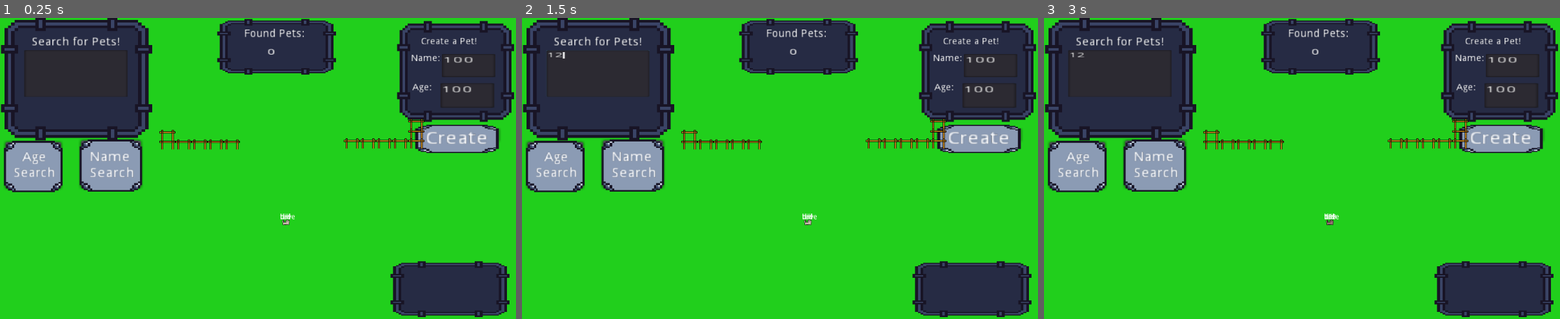
Above: before the commit, frames 1-3 (left to right).
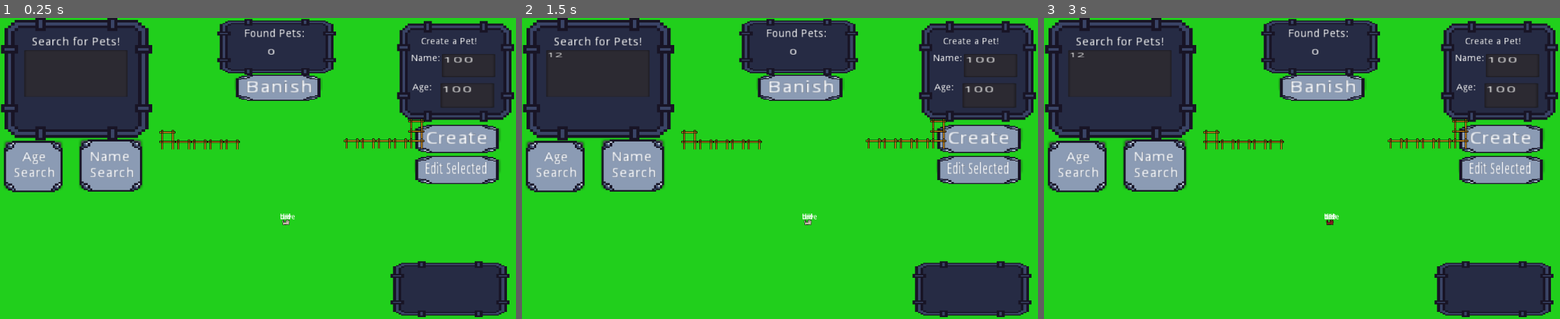
Above: after the commit, the same moments.

Repository: Mesabi/Pet_Directory_CSP
Game: Godot game, scene res://Scenes/World.tscn
Same seed, same stepped clock (60 frames per second), same inputs: the game is played once before the commit and once after it.
Inputs (mouse positions are in pixels of both pictures, inside the frame that each line leads up to):
- Up to frame 1 (0.25 s): no input
- Up to frame 2 (1.5 s): click (599, 75) at 0.52 s; type "12" at 0.6 s; click (800, 84) at 1.25 s, where only the run after the commit has a clickable "Banish"
- Up to frame 3 (3 s): click "Name Search" at 2 s; click "Create" at 2.75 s

The runs differ from the first frame. In frame 1, 2.9% of the frame differs, in the area x 45-97%, y 18-56%; in frame 2, 2.9%; in frame 3, 2.9%, in the area x 45-97%, y 18-69%.

Commit message:
Add files via upload

Diff:
--- a/PetDatabase/Scenes/Inventory.gd
+++ b/PetDatabase/Scenes/Inventory.gd
@@ -8,9 +8,15 @@
 var ageSearch = false
 
 var newPetCreated = false
+var editPet = false
+var banishPet = false
 
 onready var petAgeText = $Pet_Forge/Age_Text
 onready var petNameText = $Pet_Forge/Name_Text
+
+onready var selectionCount = $Pet_Count/Pet_Count_Text
+onready var errorLog = $Error_Log/Error_Output
+var errorText = ""
 
 var pet_summon = [-1, "No_Text", -1, "red", self.position]
 var rng = RandomNumberGenerator.new()
@@ -20,24 +26,48 @@
 
 func _process(delta):
 	myText = searchText.text
-
 	if(searching):
 		searching = false
 		ageSearch = false
 
 
 func _on_Age_Search_pressed():
+		#indicates to do a search by age
 	searching = true
 	ageSearch = true
+
+
+
+func _on_Name_Search_pressed():
+	#indicates to do a search.
+	searching = true
+
+
+
+func _on_Create_Button_pressed():
+	#creates a new pet
+	var temp_pet_age = -1
+	if(petAgeText.text.length() < 4):#100 is the greatest pet age availalble, thus 3 digits
+
+		if(petAgeText.text.is_valid_integer()):
+			temp_pet_age = int(petAgeText.text)
+		else:
+			errorText = "A pet age must be from the Z set!"
+			return
+	else:
+		errorText = "That pet is too old!"
+		return
+	var color = Color(rng.randf_range(0,255),rng.randf_range(0,255),rng.randf_range(0,255))
+	newPetCreated = true
+	#pid, Pname, age, color, location)
+	pet_summon = [-1, petNameText.text, temp_pet_age, color]
+
+
+
 	pass # Replace with function body.
 
 
-func _on_Name_Search_pressed():
-	searching = true
-	pass # Replace with function body.
-
-
-func _on_Create_Button_pressed():
+func _on_Edit_Button_pressed():
 	var temp_pet_age = -1
 	if(petAgeText.text.length() < 4):#100 is the greatest pet age availalble, thus 3 digits
 		#error text about word length
@@ -49,11 +79,13 @@
 	else:
 		#error
 		return
+	editPet = true
 	var color = Color(rng.randf_range(0,255),rng.randf_range(0,255),rng.randf_range(0,255))
-	newPetCreated = true
 	#pid, Pname, age, color, location)
 	pet_summon = [-1, petNameText.text, temp_pet_age, color]
+	pass # Replace with function body.
 
 
-
+func _on_Banish_Button_pressed():
+	banishPet = true
 	pass # Replace with function body.
--- a/PetDatabase/Scenes/Inventory.tscn
+++ b/PetDatabase/Scenes/Inventory.tscn
@@ -35,6 +35,26 @@
 rect_scale = Vector2( 1.14293, 2.15294 )
 text = "Found Pets:"
 
+[node name="Banish_Button" type="Button" parent="Pet_Count"]
+margin_left = 39.8203
+margin_top = 165.967
+margin_right = 51.8203
+margin_bottom = 185.967
+rect_scale = Vector2( 7.77505, 1.69334 )
+
+[node name="Sprite" type="Sprite" parent="Pet_Count/Banish_Button"]
+position = Vector2( 5.91502, 15.8365 )
+scale = Vector2( 0.511852, -1.43457 )
+texture = ExtResource( 3 )
+
+[node name="Banish" type="Label" parent="Pet_Count/Banish_Button"]
+margin_left = 0.144272
+margin_top = 3.16731
+margin_right = 41.1443
+margin_bottom = 17.1673
+rect_scale = Vector2( 0.284139, 1.90023 )
+text = "Banish"
+
 [node name="Work_Tab" type="TextureRect" parent="."]
 anchor_right = 1.0
 anchor_bottom = 1.0
@@ -156,6 +176,26 @@
 rect_scale = Vector2( 0.284139, 1.90023 )
 text = "Create"
 
+[node name="Edit_Button" type="Button" parent="Pet_Forge"]
+margin_left = 39.7475
+margin_top = 213.701
+margin_right = 51.7475
+margin_bottom = 233.701
+rect_scale = Vector2( 7.78481, 1 )
+
+[node name="Sprite" type="Sprite" parent="Pet_Forge/Edit_Button"]
+position = Vector2( 5.91502, 15.8365 )
+scale = Vector2( 0.511852, -1.43457 )
+texture = ExtResource( 3 )
+
+[node name="Create" type="Label" parent="Pet_Forge/Edit_Button"]
+margin_left = 0.144272
+margin_top = 3.16731
+margin_right = 41.1443
+margin_bottom = 17.1673
+rect_scale = Vector2( 0.137981, 1.74562 )
+text = "Edit Selected"
+
 [node name="Age_Text" type="TextEdit" parent="Pet_Forge"]
 margin_left = 62.2931
 margin_top = 96.3145
@@ -190,6 +230,8 @@
 margin_bottom = 40.7523
 rect_scale = Vector2( 1.70447, 7.03136 )
 
+[connection signal="pressed" from="Pet_Count/Banish_Button" to="." method="_on_Banish_Button_pressed"]
 [connection signal="pressed" from="Work_Tab/Age_Search" to="." method="_on_Age_Search_pressed"]
 [connection signal="pressed" from="Work_Tab/Name_Search" to="." method="_on_Name_Search_pressed"]
 [connection signal="pressed" from="Pet_Forge/Create_Button" to="." method="_on_Create_Button_pressed"]
+[connection signal="pressed" from="Pet_Forge/Edit_Button" to="." method="_on_Edit_Button_pressed"]
--- a/PetDatabase/Scenes/PetBackEnd.gd
+++ b/PetDatabase/Scenes/PetBackEnd.gd
@@ -7,7 +7,7 @@
 var selected = false
 var myPlace = self.global_position
 var target = self.global_position
-var wandering = false
+var wandering = true
 var overide_wander = false
 
 var velocity = Vector2()
@@ -20,18 +20,23 @@
 
 
 func _ready():
-	rng.randomize()
-	target = do_wander()
-	print(target)
+	rng.randomize()#set up random
+	target = do_wander()#set target
 
 func _process(delta):
-	# moves the pet towards where they should be
+	#this block is working fine. Don't delete!
+	if position.distance_to(myPlace) > 10:
+		#moves pet to designated area.
+		move_here(myPlace)
+	#############################################
+	#I never could get the wander state figured out. maybe later
+	if wandering:
+		if position.distance_to(target) > 0:
+			move_here(target)
+		else:
+			target = do_wander()
+			print("reseting target")
 
-	#this block is working fine. Don't delete!
-	if position.distance_to(myPlace) > 100:
-		wandering = false
-		overide_wander = true
-		move_here(myPlace)
 
 
 
@@ -39,19 +44,21 @@
 
 
 func move_here(here):
-	print(here)
 	velocity = position.direction_to(here) * speed
 	velocity = move_and_slide(velocity)
 
 
 
 func set_me_up(pid, Pname, age, color, location):
+	#creates a new Pet with an ID, name, age, and location.
 	id = pid
 	petName = Pname
 	petAge = age
 	petLabel.text = petName
+	#could not get Pet Color to work as of now, so just doing it here, from a preselected list.
 	petSprite.modulate = peltColors[rng.randi_range(0,5)]
 	self.global_position = location
+	myPlace = location
 	go_here(location)
 	pass
 
@@ -67,11 +74,13 @@
 
 
 func go_here(place):
+	#sets a new place for the pet to move to
 	myPlace = place
 	wandering = false
 
 
 func enter_wander_state():
+	#not working
 	wandering = true
 	do_wander()
 
@@ -83,4 +92,26 @@
 	selected = false
 
 func do_wander():
-	return Vector2(rng.randf_range(-125,125), rng.randf_range(-125,125))
+	#not working!!! Fix later!
+	var temp = myPlace
+	var offsetWander = 40
+	var choose = rng.randi_range(0,4)
+	# selects a random number to make an offset wander.
+	#0: nochange 1: -x 2 +x 3: -y 4: +y
+	#yes I need to change this to be a switch.
+	if(choose == 0):
+		pass
+	else:
+		temp.x = myPlace.x - offsetWander
+	if(choose == 1):
+		temp.x = myPlace.x + offsetWander
+	if(choose == 2):
+		temp.y = myPlace.y - offsetWander
+	if(choose == 3):
+		temp.y = myPlace.y + offsetWander
+	return temp
+
+
+
+
+	pass
--- a/PetDatabase/Scenes/World.gd
+++ b/PetDatabase/Scenes/World.gd
@@ -37,29 +37,67 @@
 	count += 1
 
 
+func editSelected():
+	SelectedPets[0].queue_free()
+	SelectedPets[0] = create_new_Pet(inventory.pet_summon)
+
+
 # Called every frame. 'delta' is the elapsed time since the previous frame.
 func _process(delta):
-	SelectedPets.clear()
+	resetArrays()
+	inventory.selectionCount.text = String(SelectedPets.size())
+	inventory.errorLog.text = inventory.errorText
 	if(inventory.searching == true):
+		deselectPets()
+		SelectedPets.clear()
 		do_search()
 	if(inventory.newPetCreated == true):
 		#fix later
 		create_new_Pet(inventory.pet_summon)
 		inventory.newPetCreated = false
+	if(inventory.editPet == true):
+		editSelected()
+		inventory.editPet = false
+	if(inventory.banishPet == true):
+		if(SelectedPets.size()>0):
+			SelectedPets[0].queue_free()
+		SelectedPets.clear()
+		inventory.banishPet = false
+
+
+func resetArrays():
+	#resets the pets array, to prevent errors
+	Pets.clear()
+	var world = self.get_children()
+	for obj in world:
+		if obj is KinematicBody2D:
+			Pets.append(obj)
 
 func create_new_Pet(petData):
 	var pet = newPet.instance()
 	add_child(pet)
-	print(petData.size())
+	var placeHere = places.get_child(0).global_position
+	if(inventory.editPet == true):# places it in the selection box if this is an edit.
+		placeHere = places.get_child(1).global_position
 	#pet.position = places.get_child(3).position
-	pet.set_me_up(petData[0],petData[1],petData[2],petData[3], places.get_child(0).global_position)
+	pet.set_me_up(petData[0],petData[1],petData[2],petData[3], placeHere)
 
 	Pets.append(pet)
 	count += 1
 
 
+func deselectPets():
+	if(SelectedPets.size() > 0):
+		for pet in SelectedPets:
+			pet.myPlace = places.get_child(0).global_position
+	else:
+		pass
+
+
+
 func do_search():
-	SelectedPets.clear()
+	#searches for a pet either by age or name
+	#misses out on the criteria for case
 	if(inventory.ageSearch == true):
 			for pet in Pets:
 				#tries to cast myText as an int, will fail if not an int.
@@ -70,7 +108,7 @@
 					SelectedPets.append(pet)
 	else:
 		for pet in Pets:
-							#tries to cast myText as an int, will fail if not an int.
+			#tries to cast myText as an int, will fail if not an int.
 			if(pet.petName == inventory.myText):
 				print("found!")
 				pet.go_here(places.get_child(1).global_position)
--- a/PetDatabase/Scenes/World.tscn
+++ b/PetDatabase/Scenes/World.tscn
@@ -64,7 +64,7 @@
 position = Vector2( 567, 409 )
 
 [node name="Selection_Marker" type="Node2D" parent="Waypoint_Manager"]
-position = Vector2( 567, 117 )
+position = Vector2( 562, 206 )
 
 [node name="Exit_Marker" type="Node2D" parent="Waypoint_Manager"]
 position = Vector2( 1134, 234 )
